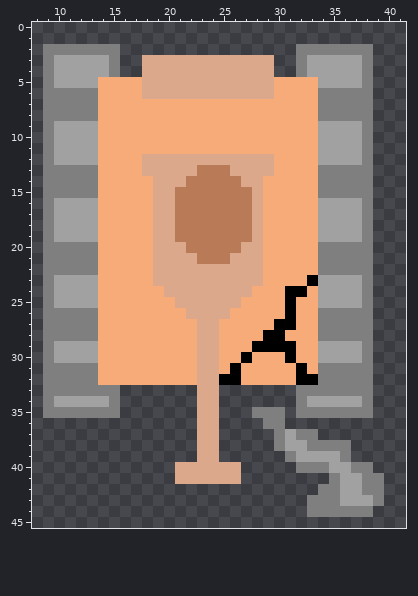
A pixel-art sprite gets an edit: images/tank/tan/South/2-health.png. Above, as it was before the edit.
The file is 50x50 pixels. Shown: x 8..41, y 0..45.
And afterwards:
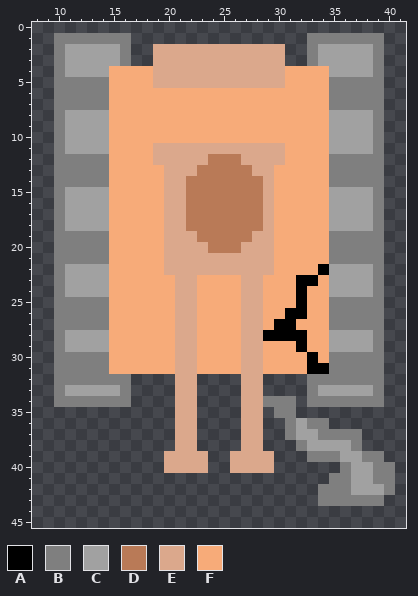
Palette (. is transparent): A #000000  B #7f7f7f  C #a1a1a1  D #b97a57  E #dba88c  F #f7ab79
Edits made:
Changed rows in their new state; - is an unchanged pixel.
first column x 9:
 1 -BBBBBBB----------------BBBBBBB-
 2 .-CCCCCB--EEEEEEEEEEEE-.-CCCCCB-
 3 .B----CB-.-----------E-.B----CB-
 4 .B----FFFF-----------EFFFF---CB-
 5 .BBBBB---F-----------E---FBBB-B-
 6 .----B---FFFFFFFFFFFF----F----B-
 7 .----B-------------------F----B-
 8 .-CCCC-------------------FCCCCB-
 9 .B---C-------------------F---CB-
10 .B---C-------------------F---CB-
11 .B---C----EEEEEEEEEEEE---F---CB-
12 .BBBBB---F-----DDD---E---FBBB-B-
13 .----B---FF------DD------F----B-
14 .----B----F-------DDE----F----B-
15 .-CCCC----F-E------DE----FCCCCB-
16 .B---C----F-E------DE----F---CB-
17 .B---C----F-E------DE----F---CB-
18 .B---C----F-E------DE----F---CB-
19 .BBBBB----F-EE------E----FBBB-B-
20 .----B----F--EE-----E----F----B-
21 .----B----F---EEE---E----F----B-
22 .-CCCC----F---------E----ACCCCB-
23 .B---C----FF--FFFF-----A-F---CB-
24 .B---C-----F--FFFF-E--F--F---CB-
25 .BBBBB--------FFFFEE--FA-FBBB-B-
26 .----B------E-FFF-EE---A-F----B-
27 .----B------EEFF--EE-----F----B-
28 .-CCCC------EEFF--EE--AA-FCCCCB-
29 .B---C------EEFF--EEFFFA-F---CB-
30 .BBBBB------EEFF--EE--F-AFBBB-B-
31 .----B------EEFF-FEE---FAA----B-
32 .----BBB....EE....EE....B-----B-
33 .-CCCCCB----EE..--EE---.-CCCCCB-
34 .BBBBB-B----EE..--EEBBB.BBBBB-B-
35 .......-----EE..--EE.-B.......--
36 ------------EE..--EE..BCBB------
37 ------------EE..--EE-.BCCBBBB---
38 ------------EE..--EE-..BCCCCB---
39 -----------EEE-.-EEEE-..BBBCCBB-
40 -----------E---..-EEE--....BCCBB
41 ------------......---------B-C-B
42 ---------------------------B-CCB
43 ------------------------.--BBB--
44 ------------------------......--
Changed places in both pictures, as pixel boxes (x1, y1, x2, y2):
changed: (43, 33, 395, 517)
